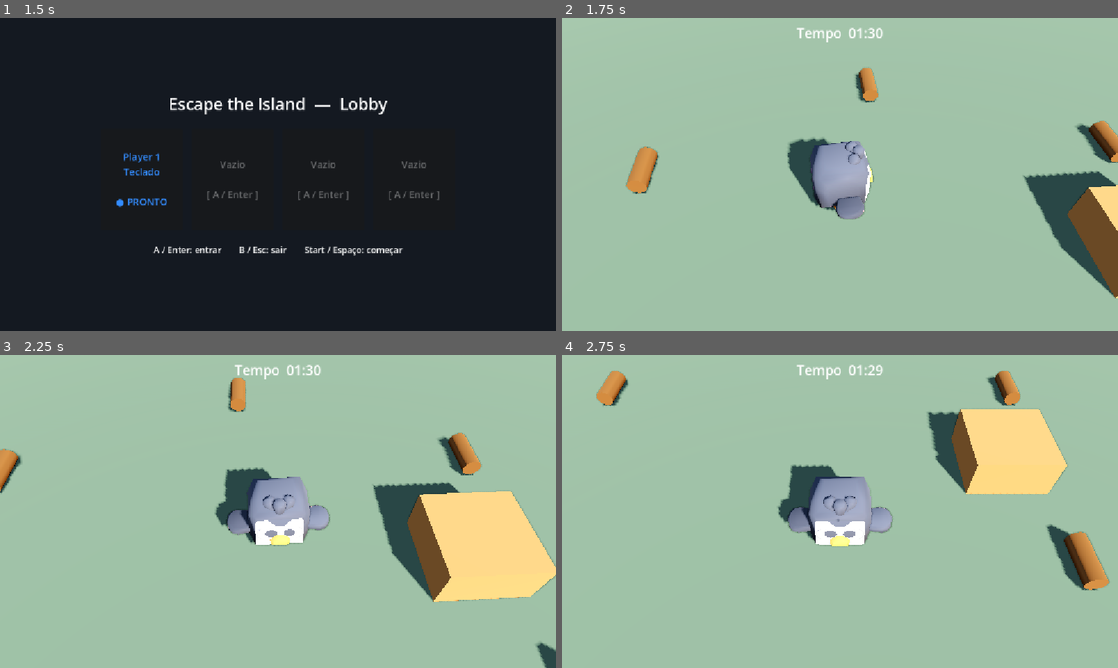
Above: before the commit, frames 1-4 (two rows, left to right).
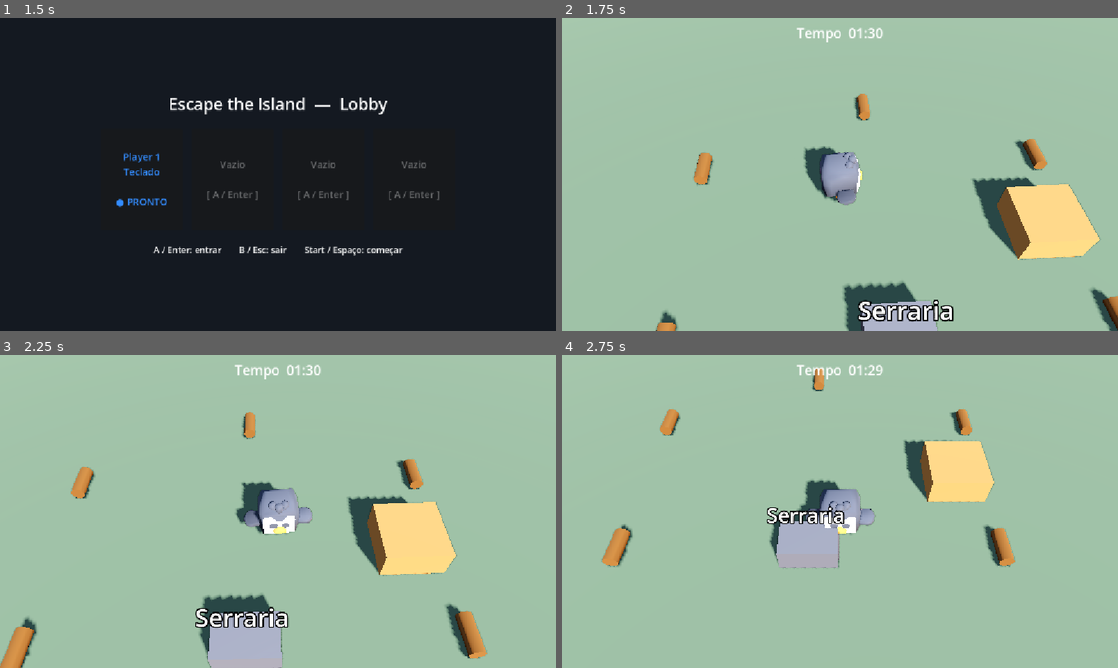
Above: after the commit, the same moments.

Repository: Hashiramaz/multiplayer-godot
Game: Godot game, scene res://scenes/menu/MainMenu.tscn
The game is run twice, just before and just after one commit, with the same random seed, the same clock (stepped at 60 frames per second) and the same inputs.
Inputs:
- Up to frame 1 (1.5 s): click "Jogar" at 0.5 s; tap Enter at 1.25 s; hold D from 1.28 s (still down); hold E from 1.28 s (still down)
- Up to frame 2 (1.75 s): keep holding D; keep holding E; tap Space at 1.52 s
- Up to frame 3 (2.25 s): release D at 2.03 s; release E at 2.03 s; hold S from 2.03 s (still down); tap Enter at 2.1 s
- Up to frame 4 (2.75 s): keep holding S; tap Space at 2.27 s

Frame 1 is identical in both runs. In frame 2, 14% of the frame differs, in the area x 11-100%, y 16-100%; in frame 3, 19%, in the area x 0-100%, y 7-100%; in frame 4, 14%.

Commit message:
Gameplay: sawmill chaining (log -> plank -> boat) + camera pull-back
- Sawmill station: consumes logs, processes over time (with a queue), outputs
  planks at its output point; boat now accepts ONLY planks -> real chaining
- Generalized station interface: accepts(kind)/submit(item); carriables carry a
  kind ("log"/"plank"), new Plank scene
- Camera solo min_distance 9 -> 13 (was too close with one player)
- Fix: explicit typing in player._deliver_or_drop (dynamic get_kind() broke
  type inference); silence intentional integer-division warning in match_ui
- GDD: recorded the full gameplay idea backlog; ROADMAP updated

Co-Authored-By: Claude Opus 4.8 <noreply@anthropic.com>

Diff:
--- a/scenes/arena/Arena.tscn
+++ b/scenes/arena/Arena.tscn
@@ -1,10 +1,11 @@
-[gd_scene load_steps=20 format=3]
+[gd_scene load_steps=21 format=3]
 
 [ext_resource type="Script" path="res://scripts/arena/arena.gd" id="arena"]
 [ext_resource type="PackedScene" path="res://scenes/player/Player.tscn" id="player_scene"]
 [ext_resource type="Script" path="res://scripts/camera/camera_rig.gd" id="cam"]
 [ext_resource type="PackedScene" path="res://scenes/interactables/BoatStation.tscn" id="boat"]
 [ext_resource type="PackedScene" path="res://scenes/interactables/Carriable.tscn" id="log"]
+[ext_resource type="PackedScene" path="res://scenes/interactables/Sawmill.tscn" id="sawmill"]
 [ext_resource type="PackedScene" path="res://scenes/ui/PauseMenu.tscn" id="pause"]
 [ext_resource type="PackedScene" path="res://scenes/ui/MatchUI.tscn" id="match"]
 [ext_resource type="Shader" path="res://Assets/Visual/Shaders/posterize_outline.gdshader" id="pp_shader"]
@@ -116,6 +117,9 @@
 [node name="Boat" parent="Interactables" instance=ExtResource("boat")]
 transform = Transform3D(1, 0, 0, 0, 1, 0, 0, 0, 1, 0, 0, 9)
 
+[node name="Sawmill" parent="Interactables" instance=ExtResource("sawmill")]
+transform = Transform3D(1, 0, 0, 0, 1, 0, 0, 0, 1, 0, 0, 3)
+
 [node name="Log1" parent="Interactables" instance=ExtResource("log")]
 transform = Transform3D(1, 0, 0, 0, 1, 0, 0, 0, 1, -6, 0.25, -3)
 
--- /dev/null
+++ b/scenes/interactables/Plank.tscn
@@ -0,0 +1,23 @@
+[gd_scene load_steps=4 format=3]
+
+[ext_resource type="Script" path="res://scripts/interactables/carriable.gd" id="1_carriable"]
+
+[sub_resource type="BoxMesh" id="plank_mesh"]
+size = Vector3(1.1, 0.12, 0.35)
+
+[sub_resource type="StandardMaterial3D" id="plank_mat"]
+albedo_color = Color(0.72, 0.55, 0.32, 1)
+
+[sub_resource type="BoxShape3D" id="plank_shape"]
+size = Vector3(1.1, 0.12, 0.35)
+
+[node name="Plank" type="Area3D"]
+script = ExtResource("1_carriable")
+kind = "plank"
+
+[node name="Mesh" type="MeshInstance3D" parent="."]
+mesh = SubResource("plank_mesh")
+surface_material_override/0 = SubResource("plank_mat")
+
+[node name="Collision" type="CollisionShape3D" parent="."]
+shape = SubResource("plank_shape")
--- /dev/null
+++ b/scenes/interactables/Sawmill.tscn
@@ -0,0 +1,38 @@
+[gd_scene load_steps=6 format=3]
+
+[ext_resource type="Script" path="res://scripts/interactables/sawmill.gd" id="1_sawmill"]
+[ext_resource type="PackedScene" path="res://scenes/interactables/Plank.tscn" id="2_plank"]
+
+[sub_resource type="BoxShape3D" id="area_shape"]
+size = Vector3(3, 2, 3)
+
+[sub_resource type="BoxMesh" id="base_mesh"]
+size = Vector3(1.8, 0.8, 1.2)
+
+[sub_resource type="StandardMaterial3D" id="base_mat"]
+albedo_color = Color(0.45, 0.45, 0.5, 1)
+metallic = 0.4
+roughness = 0.6
+
+[node name="Sawmill" type="Area3D"]
+script = ExtResource("1_sawmill")
+plank_scene = ExtResource("2_plank")
+
+[node name="Collision" type="CollisionShape3D" parent="."]
+transform = Transform3D(1, 0, 0, 0, 1, 0, 0, 0, 1, 0, 1, 0)
+shape = SubResource("area_shape")
+
+[node name="Base" type="MeshInstance3D" parent="."]
+transform = Transform3D(1, 0, 0, 0, 1, 0, 0, 0, 1, 0, 0.4, 0)
+mesh = SubResource("base_mesh")
+surface_material_override/0 = SubResource("base_mat")
+
+[node name="Output" type="Marker3D" parent="."]
+transform = Transform3D(1, 0, 0, 0, 1, 0, 0, 0, 1, 0, 0.3, 1.3)
+
+[node name="Label" type="Label3D" parent="."]
+transform = Transform3D(1, 0, 0, 0, 1, 0, 0, 0, 1, 0, 1.9, 0)
+billboard = 1
+pixel_size = 0.01
+font_size = 56
+text = "Serraria"
--- a/scripts/camera/camera_rig.gd
+++ b/scripts/camera/camera_rig.gd
@@ -17,7 +17,7 @@
 @export_group("Framing")
 @export var fit_margin: float = 1.4 ## Extra breathing room around the players.
 @export var player_extent: float = 1.2 ## Half-size padding so bodies aren't clipped.
-@export var min_distance: float = 9.0 ## Closest zoom (solo / gathered).
+@export var min_distance: float = 13.0 ## Closest zoom (solo / gathered).
 @export var max_distance: float = 34.0 ## Farthest zoom (fully spread out).
 @export var look_height: float = 0.8 ## Aim slightly above the ground plane.
 
--- a/scripts/interactables/boat_station.gd
+++ b/scripts/interactables/boat_station.gd
@@ -1,7 +1,7 @@
 extends Area3D
-## The boat under construction -- Escape-the-Island's central objective (prototype).
-## Players deliver logs here; each delivery reveals one plank and updates the label,
-## until the boat is complete.
+## The boat under construction -- Escape-the-Island's central objective. It only
+## accepts finished "plank"s (see sawmill.gd); each one reveals a plank on the hull
+## and updates the label, until the boat is complete.
 
 signal completed
 
@@ -21,13 +21,17 @@
 func can_deliver() -> bool:
 	return delivered < required
 
-## Accepts one resource. Returns true if it was consumed (so the caller frees it).
-func deliver() -> bool:
+func accepts(item_kind: String) -> bool:
+	return item_kind == "plank" and can_deliver()
+
+## Consumes a plank and advances construction. Returns true if it was accepted.
+func submit(item: Node3D) -> bool:
 	if not can_deliver():
 		return false
 	if delivered < _planks.size():
 		(_planks[delivered] as Node3D).visible = true
 	delivered += 1
+	item.queue_free()
 	_update_label()
 	if delivered >= required:
 		_on_complete()
--- a/scripts/interactables/carriable.gd
+++ b/scripts/interactables/carriable.gd
@@ -1,11 +1,19 @@
 extends Area3D
-## A carriable resource (e.g. a log). Players pick it up into their hold point and
-## deliver it to a station. It's an Area3D so players can detect it by proximity;
-## while held it stops being detectable so it isn't picked up again mid-carry.
+## A carriable resource. Players pick it up into their hold point and hand it to a
+## station. It's an Area3D so players detect it by proximity; while held it stops
+## being detectable so it isn't picked up again mid-carry.
+##
+## `kind` drives the resource chain: a "log" is only accepted by the sawmill, which
+## outputs a "plank", which is the only thing the boat accepts.
+
+@export var kind: String = "log"
 
 func _ready() -> void:
 	add_to_group("carriable")
 
+func get_kind() -> String:
+	return kind
+
 func set_held(held: bool) -> void:
 	monitoring = not held
 	monitorable = not held
--- /dev/null
+++ b/scripts/interactables/sawmill.gd
@@ -0,0 +1,61 @@
+extends Area3D
+## Sawmill: the chaining step. Takes a raw "log", works on it for `process_time`,
+## then pops out a "plank" at its output for someone to carry to the boat. Logs
+## queue up if it's busy. This is what makes the resource loop cooperative -- one
+## player can feed logs while another ferries planks.
+
+@export var plank_scene: PackedScene
+@export var process_time: float = 2.0
+
+var _queue: int = 0
+var _working: bool = false
+var _timer: float = 0.0
+
+@onready var _output: Node3D = $Output
+@onready var _label: Label3D = $Label
+
+func _ready() -> void:
+	add_to_group("station")
+	_update_label()
+
+func accepts(item_kind: String) -> bool:
+	return item_kind == "log"
+
+## Takes the log (consumes it) and queues a plank to be produced.
+func submit(item: Node3D) -> bool:
+	item.queue_free()
+	_queue += 1
+	_update_label()
+	return true
+
+func _process(delta: float) -> void:
+	if _working:
+		_timer -= delta
+		if _timer <= 0.0:
+			_finish_one()
+		_update_label()
+	elif _queue > 0:
+		_start_one()
+
+func _start_one() -> void:
+	_queue -= 1
+	_working = true
+	_timer = process_time
+	_update_label()
+
+func _finish_one() -> void:
+	_working = false
+	if plank_scene != null:
+		var plank := plank_scene.instantiate()
+		get_tree().current_scene.add_child(plank)
+		var jitter := Vector3(randf_range(-0.3, 0.3), 0.0, randf_range(-0.3, 0.3))
+		plank.global_transform = Transform3D(Basis.IDENTITY, _output.global_position + jitter)
+	_update_label()
+
+func _update_label() -> void:
+	if _working:
+		_label.text = "Serrando...  (fila %d)" % _queue
+	elif _queue > 0:
+		_label.text = "Fila: %d" % _queue
+	else:
+		_label.text = "Serraria"
--- a/scripts/player/player.gd
+++ b/scripts/player/player.gd
@@ -100,13 +100,30 @@
 	item.transform = Transform3D.IDENTITY
 
 func _deliver_or_drop() -> void:
-	var station := _nearest_in_group("station")
-	if station != null and station.has_method("deliver") and station.can_deliver():
-		if station.deliver():
-			_carried.queue_free()
-			_carried = null
-			return
+	var kind := ""
+	if _carried.has_method("get_kind"):
+		kind = str(_carried.get_kind())
+	var station := _nearest_station_for(kind)
+	# The station consumes the carried item itself; we just let go of it.
+	if station != null and station.submit(_carried):
+		_carried = null
+		return
 	_drop()
+
+## Nearest station in range that actually accepts what we're carrying.
+func _nearest_station_for(kind: String) -> Node3D:
+	var best: Node3D = null
+	var best_dist := INF
+	for area in interaction_area.get_overlapping_areas():
+		if not area.is_in_group("station"):
+			continue
+		if not (area.has_method("accepts") and area.accepts(kind)):
+			continue
+		var d := global_position.distance_to((area as Node3D).global_position)
+		if d < best_dist:
+			best_dist = d
+			best = area
+	return best
 
 func _drop() -> void:
 	var item := _carried
--- a/scripts/ui/match_ui.gd
+++ b/scripts/ui/match_ui.gd
@@ -55,6 +55,7 @@
 
 func _update_timer_label() -> void:
 	var total := int(ceil(_time_left))
+	@warning_ignore("integer_division")
 	timer_label.text = "Tempo  %02d:%02d" % [total / 60, total % 60]
 	if _time_left <= low_time_warning:
 		timer_label.modulate = Color(1.0, 0.4, 0.35)
Not shown, added: scripts/interactables/sawmill.gd.uid
Not shown, changed: docs/GDD.md
Not shown, changed: docs/ROADMAP.md
